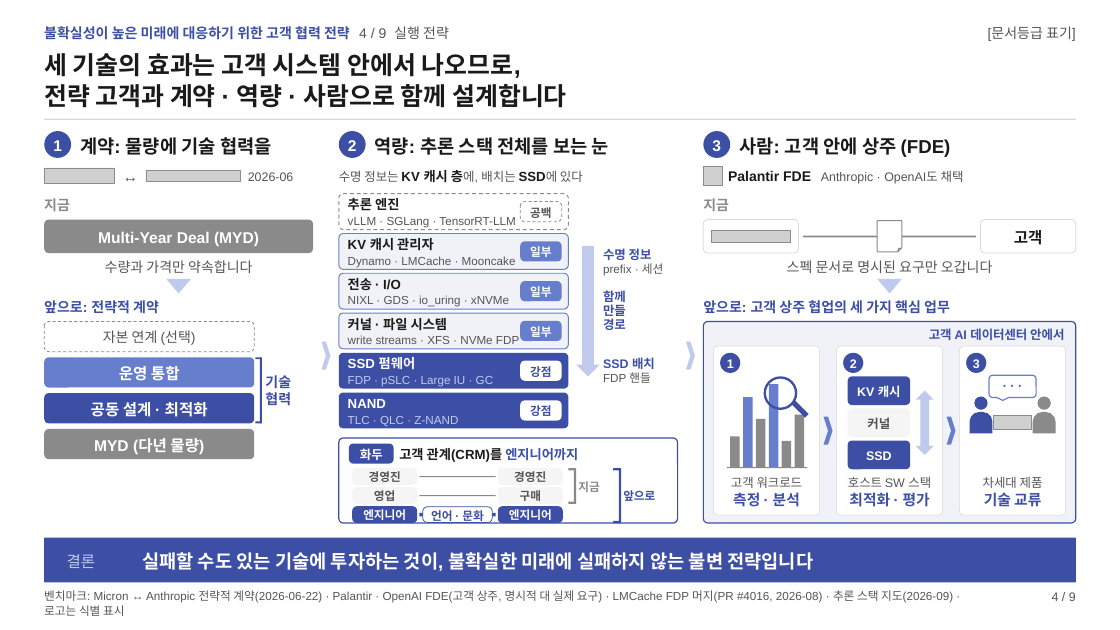
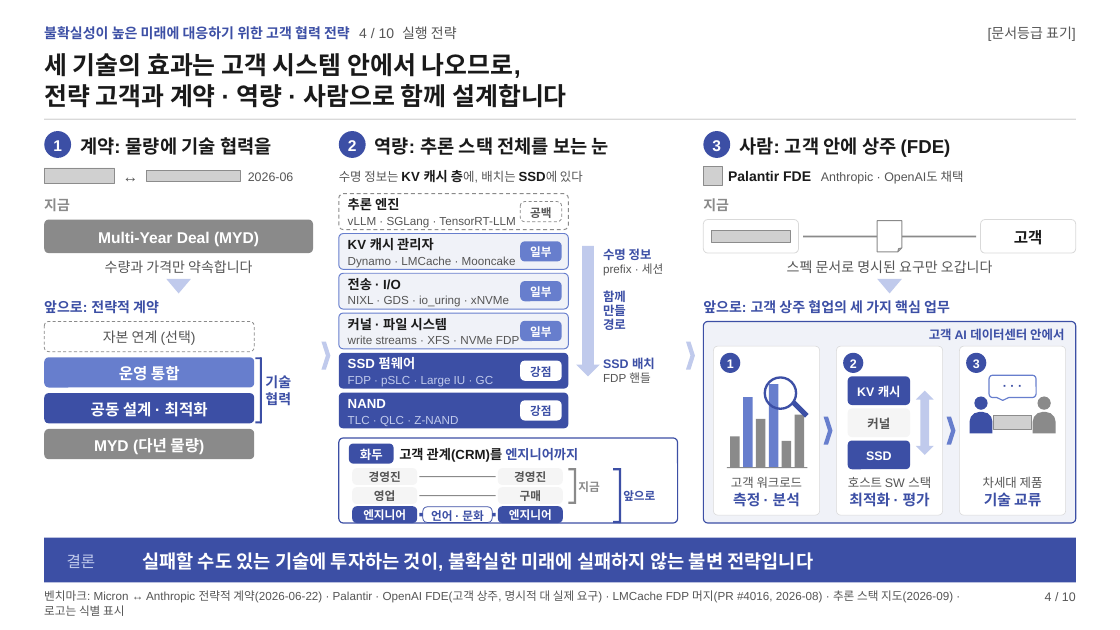
Before and after one commit to k31001/action-learning, a slide deck: slide 4 of dashboard/public/presentations/ssd-future-ready-strategy.pptx. Drawn at 1120x630 pixels with LibreOffice and Linux fonts; fonts in the diff are those of the drawing; grey boxes stand for pictures. Boxes give left, top, right and bottom in pixels: in the first picture for what was removed or moved away, otherwise in the second. Text is boxed around its words. In the diff, an @@ line names an element or a change of style, - is before the commit and + after.

```diff
--- a/dashboard/public/presentations/ssd-future-ready-strategy.pptx
+++ b/dashboard/public/presentations/ssd-future-ready-strategy.pptx
@@ text at (44, 26, 457, 40): text changed @@
-불확실성이 높은 미래에 대응하기 위한 고객 협력 전략 4 / 9 실행 전략
+불확실성이 높은 미래에 대응하기 위한 고객 협력 전략 4 / 10 실행 전략
@@ text at (1045, 592, 1076, 601): text changed @@
-4 / 9
+4 / 10
```
Also in this commit, not shown: 8 other slides changed, 1 slide added, 24 other files.
